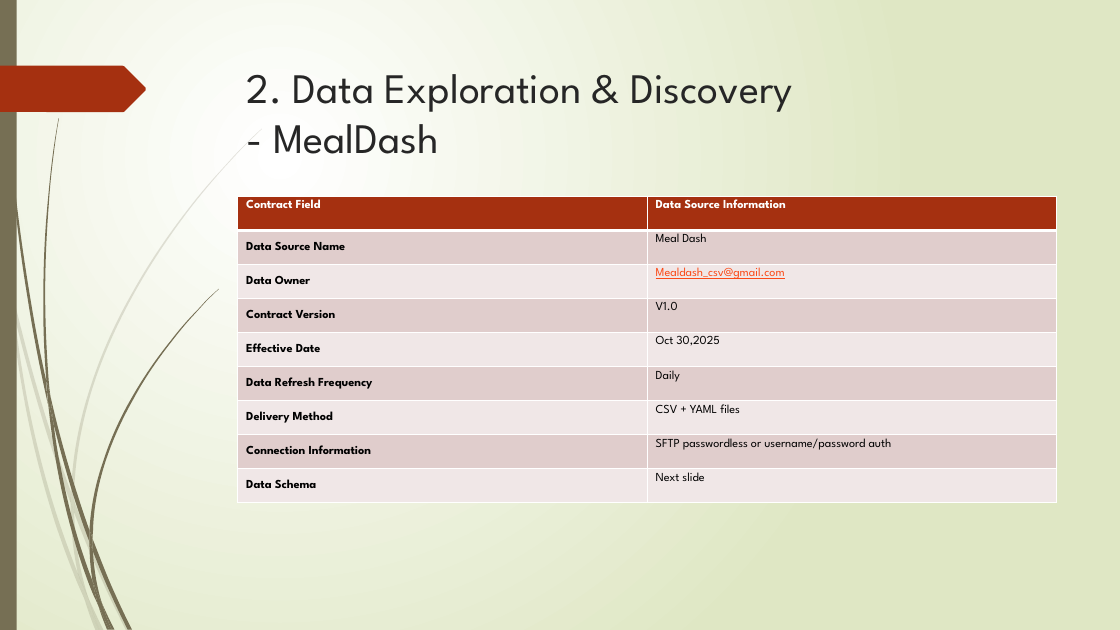
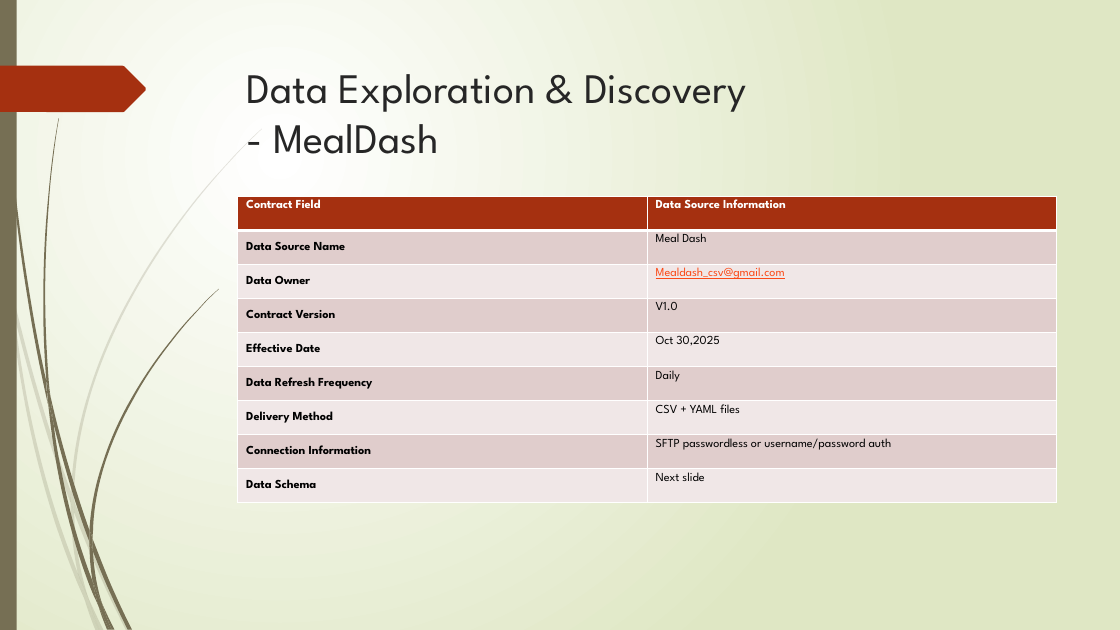
Before and after one commit to gabrielchanyk/food_insights_data_engineering, a slide deck: slide 9 of InsightEats Case Study.pptx. Drawn at 1120x630 pixels with LibreOffice and Linux fonts; fonts in the diff are those of the drawing. Boxes give left, top, right and bottom in pixels: in the first picture for what was removed or moved away, otherwise in the second. Text is boxed around its words. In the diff, an @@ line names an element or a change of style, - is before the commit and + after.

```diff
--- a/InsightEats Case Study.pptx
+++ b/InsightEats Case Study.pptx
@@ title at (247, 74, 746, 154): text changed @@
-2. Data Exploration & Discovery
-- MealDash
+Data Exploration & Discovery
+- MealDash
```
Also in this commit, not shown: 15 other slides changed, 19 slides added, 1 slide removed, 6 other files.
